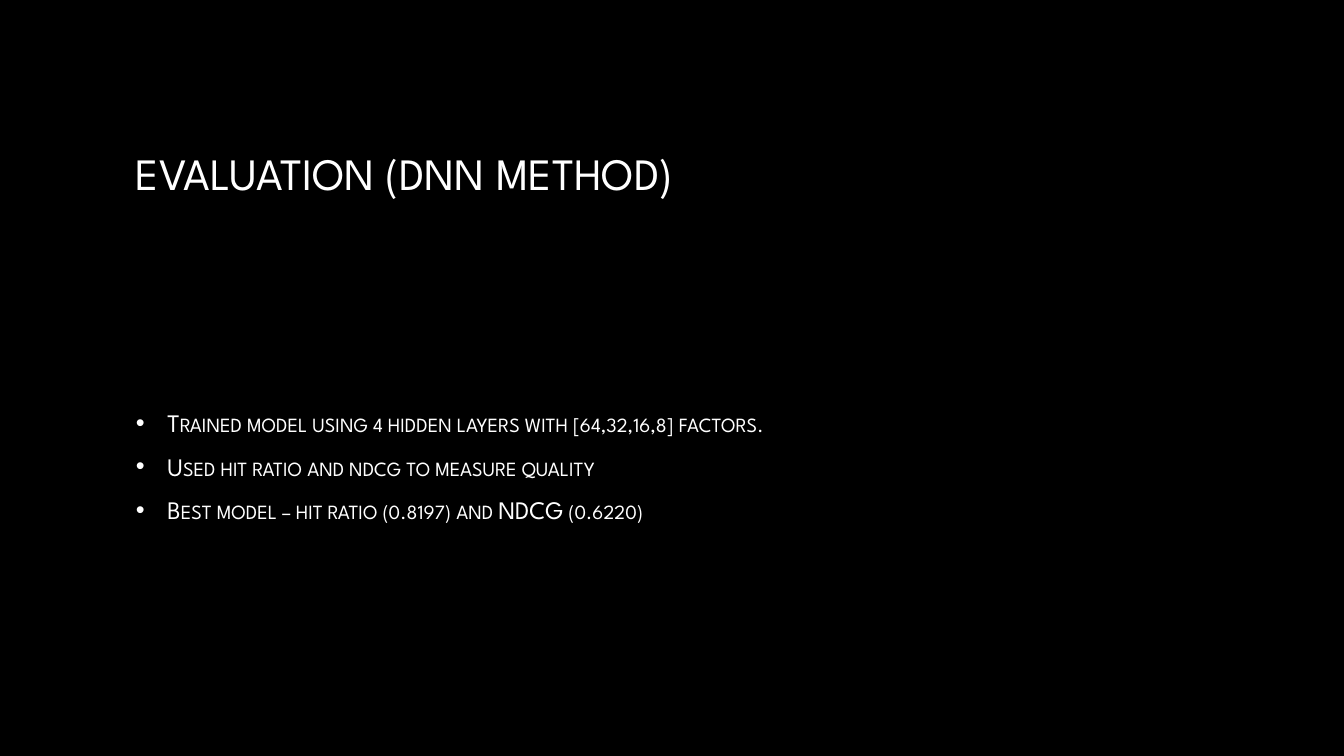
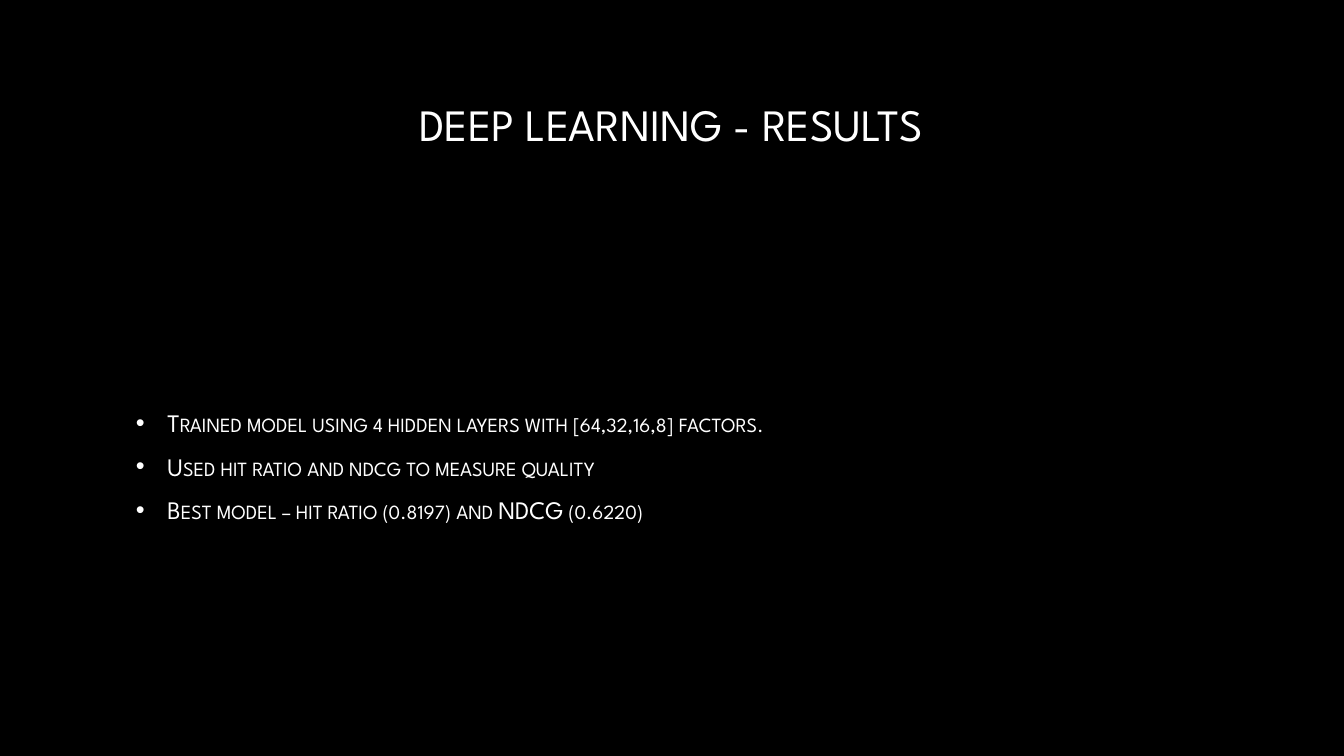
Before and after one commit to AbhayKasturia/YelpRecommendationSystem, a slide deck: slide 16 of Final_Presentation/draft_presentation.pptx (slide 14 before the commit). Drawn at 1344x756 pixels with LibreOffice and Linux fonts; fonts in the diff are those of the drawing; background and template pictures are left out. Boxes give left, top, right and bottom in pixels: in the first picture for what was removed or moved away, otherwise in the second. Text is boxed around its words. In the diff, an @@ line names an element or a change of style, - is before the commit and + after.

```diff
--- a/Final_Presentation/draft_presentation.pptx
+++ b/Final_Presentation/draft_presentation.pptx
@@ title at <box>419,111,923,142</box>: text changed @@
-EVALUATION (DNN METHOD)
+DEEP LEARNING - RESULTS
```
Also in this commit, not shown: 6 other slides changed, 8 slides added, 5 slides removed.
